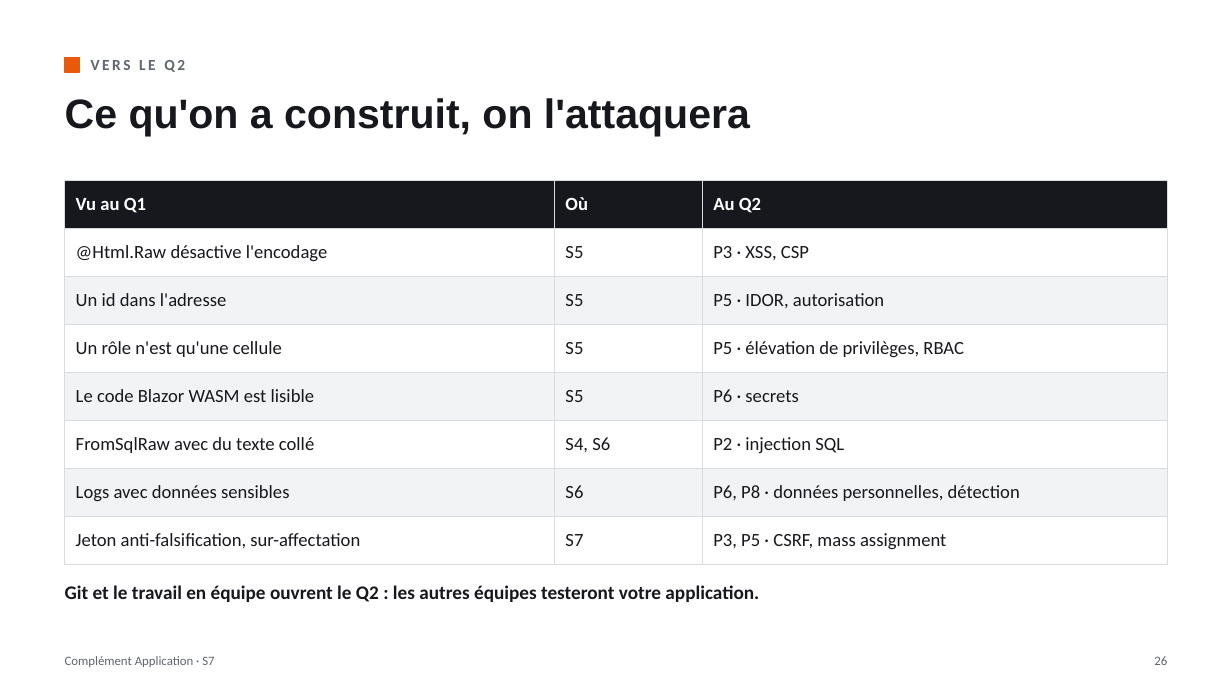
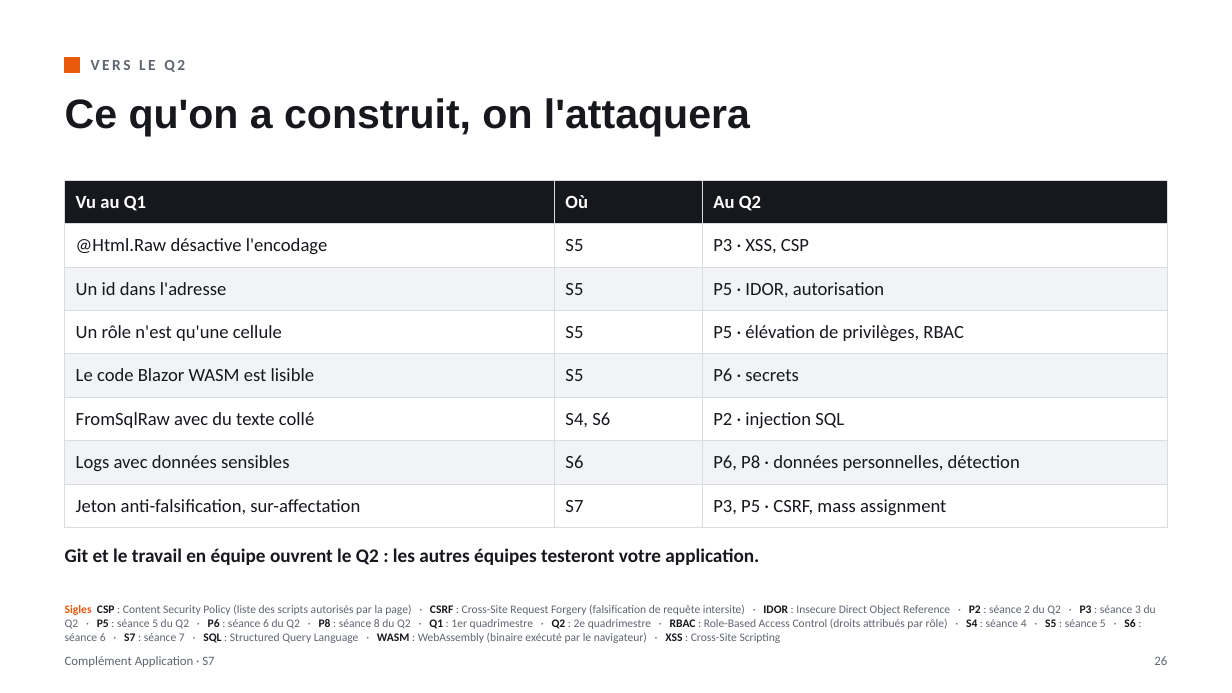
Before and after one commit to lle-condorcet/condorcet-2027, a slide deck: slide 26 of slides/LLE_CA_S07_Formulaires_et_validation.pptx. Drawn at 1232x693 pixels with LibreOffice and Linux fonts; fonts in the diff are those of the drawing. Boxes give left, top, right and bottom in pixels: in the first picture for what was removed or moved away, otherwise in the second. Text is boxed around its words. In the diff, an @@ line names an element or a change of style, - is before the commit and + after.

```diff
--- a/slides/LLE_CA_S07_Formulaires_et_validation.pptx
+++ b/slides/LLE_CA_S07_Formulaires_et_validation.pptx
@@ table: place and size @@
-table at <box>65,180,1167,553</box>
+table at <box>65,180,1167,519</box>
@@ text "Git et le travail en ...": place and size @@
-text "Git et le travail en ..." at <box>65,585,759,602</box>
+text "Git et le travail en ..." at <box>65,548,759,565</box>
@@ text added at <box>65,605,1156,643</box>, 9 pt, text #5F6670 @@
+Sigles CSP : Content Security Policy (liste des scripts autorisés par la page) · CSRF : Cross-Site Request Forgery (falsification de requête intersite) · IDOR : Insecure Direct Object Reference · P2 : séance 2 du Q2 · P3 : séance 3 du Q2 · P5 : séance 5 du Q2 · P6 : séance 6 du Q2 · P8 : séance 8 du Q2 · Q1 : 1er quadrimestre · Q2 : 2e quadrimestre · RBAC : Role-Based Access Control (droits attribués par rôle) · S4 : séance 4 · S5 : séance 5 · S6 : séance 6 · S7 : séance 7 · SQL : Structured Query Language · WASM : WebAssembly (binaire exécuté par le navigateur) · XSS : Cross-Site Scripting
```
Also in this commit, not shown: 20 other slides changed, 1 other file.
